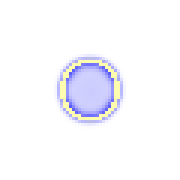
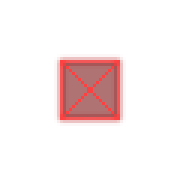
The second 180 x 180 image is a revision of the first. Changes to its layers:
added layer "dan" above "dan copy#1" over bbox(60, 60, 120, 120)
added layer "dan copy#1" (55%) above "dan copy" over bbox(63, 63, 117, 117)
added layer "dan copy" above "ralph_back copy#1" over bbox(54, 54, 126, 126)
hid "ralph" over bbox(60, 57, 120, 123)
hid "ralph_aura" over bbox(54, 54, 126, 129)
hid "ralph_back" over bbox(63, 60, 117, 120)
